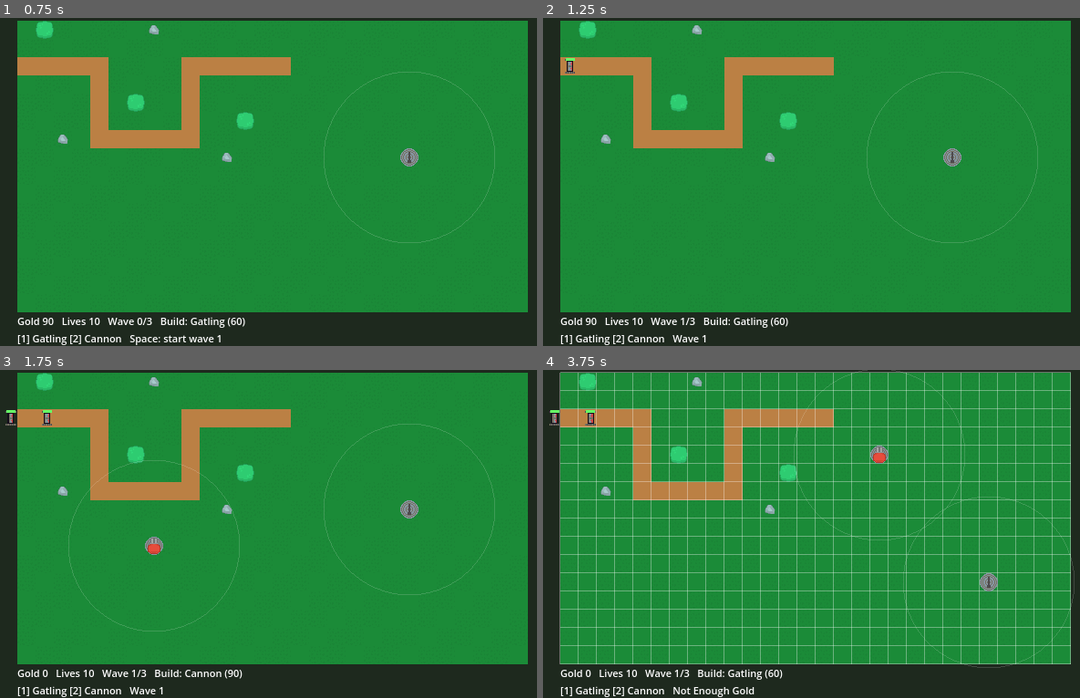
Above: before the commit, frames 1-4 (two rows, left to right).
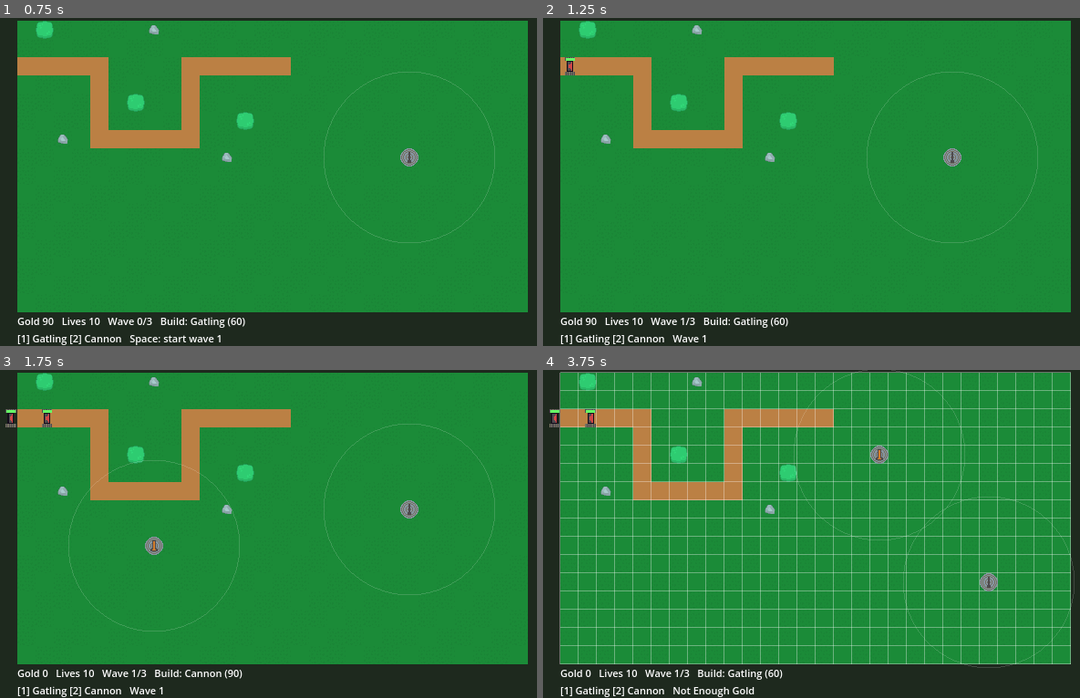
Above: after the commit, the same moments.

Repository: Stan-Stani/github-game-off-2026
Game: Godot game, scene res://examples/lite_demo.tscn
Same seed, same stepped clock (60 frames per second), same inputs: the game is played once before the commit and once after it.
Inputs (mouse positions are in pixels of both pictures, inside the frame that each line leads up to):
- Up to frame 1 (0.75 s): tap Enter at 0.5 s; move the mouse to (402, 165) at 0.52 s; tap 1 at 0.6 s; click (402, 165) at 0.67 s
- Up to frame 2 (1.25 s): tap Space at 0.77 s
- Up to frame 3 (1.75 s): move the mouse to (155, 550) at 1.27 s; tap 2 at 1.35 s; click (155, 550) at 1.42 s; tap Space at 1.52 s
- Up to frame 4 (3.75 s): move the mouse to (875, 461) at 2.02 s; tap R at 2.1 s; click (875, 461) at 2.17 s; tap Space at 2.75, 3.02 s; move the mouse to (784, 599) at 2.77 s; tap G at 2.85 s; click (784, 599) at 2.92 s; move the mouse to (988, 583) at 3.52 s; tap 1 at 3.6 s; click (988, 583) at 3.67 s

Frame 1 is identical in both runs. In frame 2, less than 0.1% of the frame differs, in the area x 4-6%, y 11-18%; in frame 3, 0.2%; in frame 4, 0.2%, in the area x 1-64%, y 11-29%.

Commit message:
sprites: add gunB, swap cannon and creep sprites
Co-Authored-By: Claude Sonnet 5.5 <noreply@anthropic.com>

Diff:
--- a/examples/lite_demo.gd
+++ b/examples/lite_demo.gd
@@ -117,11 +117,11 @@
 		draw_texture_rect(tex("base_1"), r, false)
 		draw_arc(t.position, t.range_px, 0, TAU, 48, Color(1, 1, 1, 0.15)) # range ring, was drawn by the tower's debug_draw
 		draw_set_transform(t.position, t.aim_angle + PI / 2.0)
-		draw_texture_rect(tex("tur_gun" if t.id == &"gun" else "tur_heavy_red"), Rect2(-cs / 2.0, -cs / 2.0, cs, cs), false)
+		draw_texture_rect(tex("tur_gun" if t.id == &"gun" else "gunB"), Rect2(-cs / 2.0, -cs / 2.0, cs, cs), false)
 		draw_set_transform(Vector2.ZERO)
 	for en: TDEnemy in spawner.enemies:
 		draw_set_transform(en.position, en.heading)
 		var es: float = cs * 0.75 * float(content.enemies.get(en.id, {}).get("scale", 1.0))
-		draw_texture_rect(tex("creepA" if en.id == &"soldier" else "creepB"), Rect2(-es / 2.0, -es / 2.0, es, es), false)
+		draw_texture_rect(tex("creepB" if en.id == &"soldier" else "creepA"), Rect2(-es / 2.0, -es / 2.0, es, es), false)
 		draw_set_transform(Vector2.ZERO)
 		draw_rect(Rect2(en.position + Vector2(-cs * 0.25, -cs * 0.44), Vector2(cs * 0.5 * clampf(en.hp / en.max_hp, 0.0, 1.0), 3)), Color(0.4, 1, 0.4))
Binary file added: assets/sprites/gunB.png
Not shown, added: assets/sprites/gunB.png.import
Binary file added: sprites/gunB.aseprite
